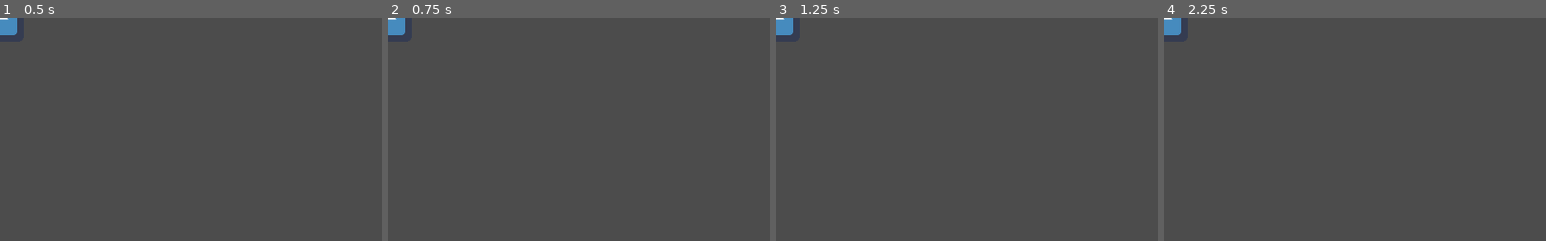
Above: before the commit, frames 1-4 (left to right).
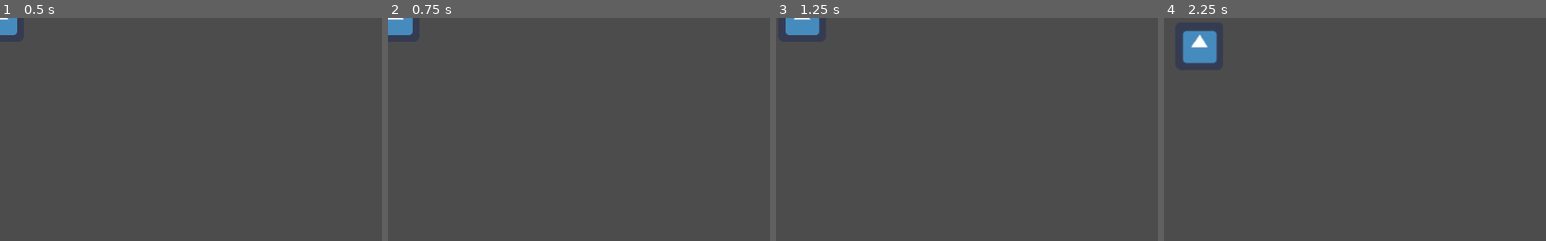
Above: after the commit, the same moments.

Repository: stwupton/anachronism
Game: Godot game, scene res://scn/PlayerCharacter.tscn
Same seed, same stepped clock (60 frames per second), same inputs: the game is played once before the commit and once after it. The engine's default icon, where the game draws it, is replaced by a stand-in: a white triangle on a blue panel in a dark square.
Inputs:
- Up to frame 1 (0.5 s): no input
- Up to frame 2 (0.75 s): tap Enter at 0.5 s; hold Right (ui_right) from 0.53 s (still down)
- Up to frame 3 (1.25 s): keep holding Right (ui_right)
- Up to frame 4 (2.25 s): release Right (ui_right) at 1.28 s; hold Down (ui_down) 1.28-2.03 s; hold Right (ui_right) from 2.03 s (still down)
The pictures show only the part of the screen within x 0-50%, y 0-50%; the shares and areas given below are measured in that part.

Frame 1 is identical in both runs. In frame 2, 0.2% of the frame differs, in the area x 2-7%, y 0-8%; in frame 3, 0.7%; in frame 4, 1.7%, in the area x 0-14%, y 0-21%.

Commit message:
Character now has a sprite & can be moved with the arrow keys

Diff:
--- a/KinematicBody2D.gd
+++ b/KinematicBody2D.gd
@@ -1,13 +1,20 @@
 extends KinematicBody2D
 
-# class member variables go here, for example:
-# var a = 2
-# var b = "textvar"
+
 
 func _ready():
-	print("Hello world")
+	set_physics_process(true)
+	print("This is the brain - reading loud and clear..!")
 
-#func _process(delta):
-#	# Called every frame. Delta is time since last frame.
-#	# Update game logic here.
-#	pass
+func _physics_process(delta):
+	if Input.is_action_pressed("ui_left"):
+		move_and_slide(Vector2(-50, 0))
+	if Input.is_action_pressed("ui_right"):
+		move_and_slide(Vector2(50, 0))
+	if Input.is_action_pressed("ui_up"):
+		move_and_slide(Vector2(0, -50))
+	if Input.is_action_pressed("ui_down"):
+		move_and_slide(Vector2(0, 50))
+
+# If left is pressed
+#   move and slide character left
--- a/project.godot
+++ b/project.godot
@@ -14,6 +14,25 @@
 run/main_scene="res://scn/PlayerCharacter.tscn"
 config/icon="res://icon.png"
 
+[input]
+
+ui_left=[ Object(InputEventKey,"resource_local_to_scene":false,"resource_name":"","device":0,"alt":false,"shift":false,"control":false,"meta":false,"command":false,"pressed":false,"scancode":16777231,"unicode":0,"echo":false,"script":null)
+, Object(InputEventJoypadButton,"resource_local_to_scene":false,"resource_name":"","device":0,"button_index":14,"pressure":0.0,"pressed":false,"script":null)
+, Object(InputEventKey,"resource_local_to_scene":false,"resource_name":"","device":0,"alt":false,"shift":false,"control":false,"meta":false,"command":false,"pressed":false,"scancode":65,"unicode":0,"echo":false,"script":null)
+ ]
+ui_right=[ Object(InputEventKey,"resource_local_to_scene":false,"resource_name":"","device":0,"alt":false,"shift":false,"control":false,"meta":false,"command":false,"pressed":false,"scancode":16777233,"unicode":0,"echo":false,"script":null)
+, Object(InputEventJoypadButton,"resource_local_to_scene":false,"resource_name":"","device":0,"button_index":15,"pressure":0.0,"pressed":false,"script":null)
+, Object(InputEventKey,"resource_local_to_scene":false,"resource_name":"","device":0,"alt":false,"shift":false,"control":false,"meta":false,"command":false,"pressed":false,"scancode":68,"unicode":0,"echo":false,"script":null)
+ ]
+ui_up=[ Object(InputEventKey,"resource_local_to_scene":false,"resource_name":"","device":0,"alt":false,"shift":false,"control":false,"meta":false,"command":false,"pressed":false,"scancode":16777232,"unicode":0,"echo":false,"script":null)
+, Object(InputEventJoypadButton,"resource_local_to_scene":false,"resource_name":"","device":0,"button_index":12,"pressure":0.0,"pressed":false,"script":null)
+, Object(InputEventKey,"resource_local_to_scene":false,"resource_name":"","device":0,"alt":false,"shift":false,"control":false,"meta":false,"command":false,"pressed":false,"scancode":87,"unicode":0,"echo":false,"script":null)
+ ]
+ui_down=[ Object(InputEventKey,"resource_local_to_scene":false,"resource_name":"","device":0,"alt":false,"shift":false,"control":false,"meta":false,"command":false,"pressed":false,"scancode":16777234,"unicode":0,"echo":false,"script":null)
+, Object(InputEventJoypadButton,"resource_local_to_scene":false,"resource_name":"","device":0,"button_index":13,"pressure":0.0,"pressed":false,"script":null)
+, Object(InputEventKey,"resource_local_to_scene":false,"resource_name":"","device":0,"alt":false,"shift":false,"control":false,"meta":false,"command":false,"pressed":false,"scancode":83,"unicode":0,"echo":false,"script":null)
+ ]
+
 [rendering]
 
 environment/default_environment="res://default_env.tres"
